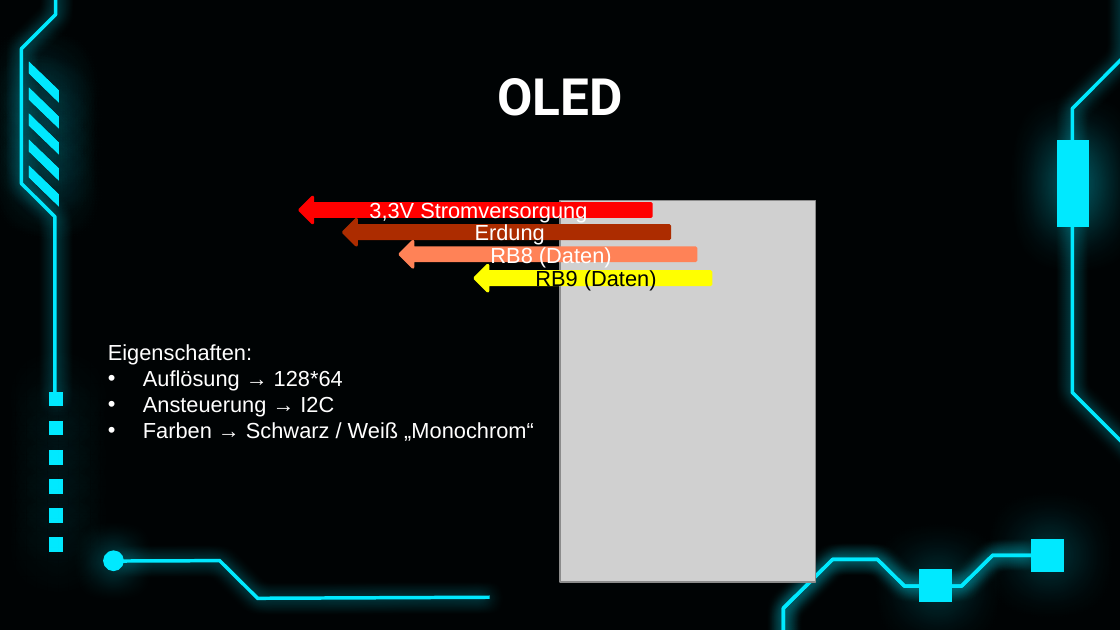
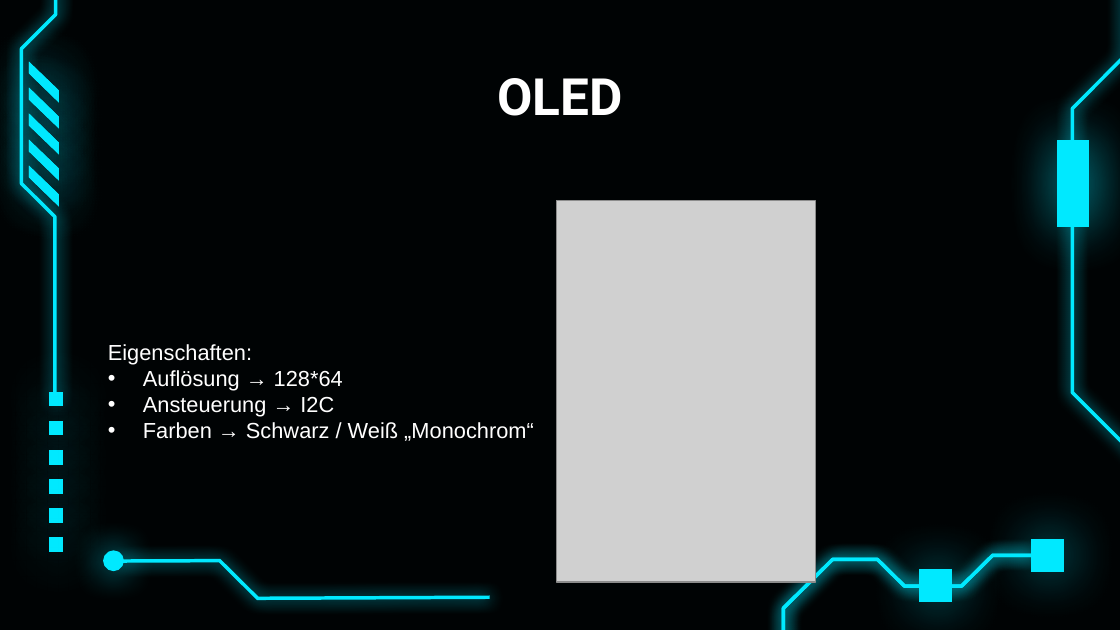
Before and after one commit to bayerju/mikro_loabor, a slide deck: slide 6 of MIC.pptx. Drawn at 1120x630 pixels with LibreOffice and Linux fonts; fonts in the diff are those of the drawing; grey boxes stand for pictures. Boxes give left, top, right and bottom in pixels: in the first picture for what was removed or moved away, otherwise in the second. Text is boxed around its words. In the diff, an @@ line names an element or a change of style, - is before the commit and + after.

```diff
--- a/MIC.pptx
+++ b/MIC.pptx
@@ right arrow removed at [300,197,652,223] @@
-3,3V Stromversorgung
@@ right arrow removed at [344,220,670,245] @@
-Erdung
@@ right arrow removed at [400,242,696,268] @@
-RB8 (Daten)
@@ right arrow removed at [475,265,711,291] @@
-RB9 (Daten)
```
Also in this commit, not shown: 5 other slides changed, 4 slides added, 1 slide removed.
